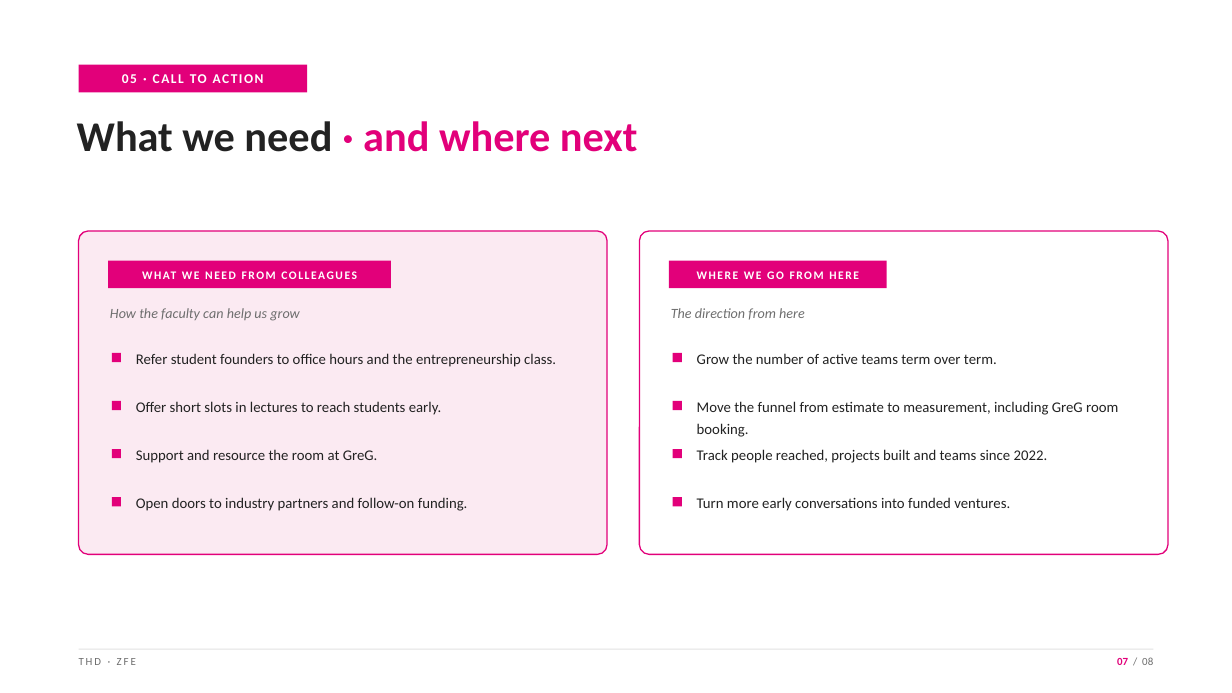
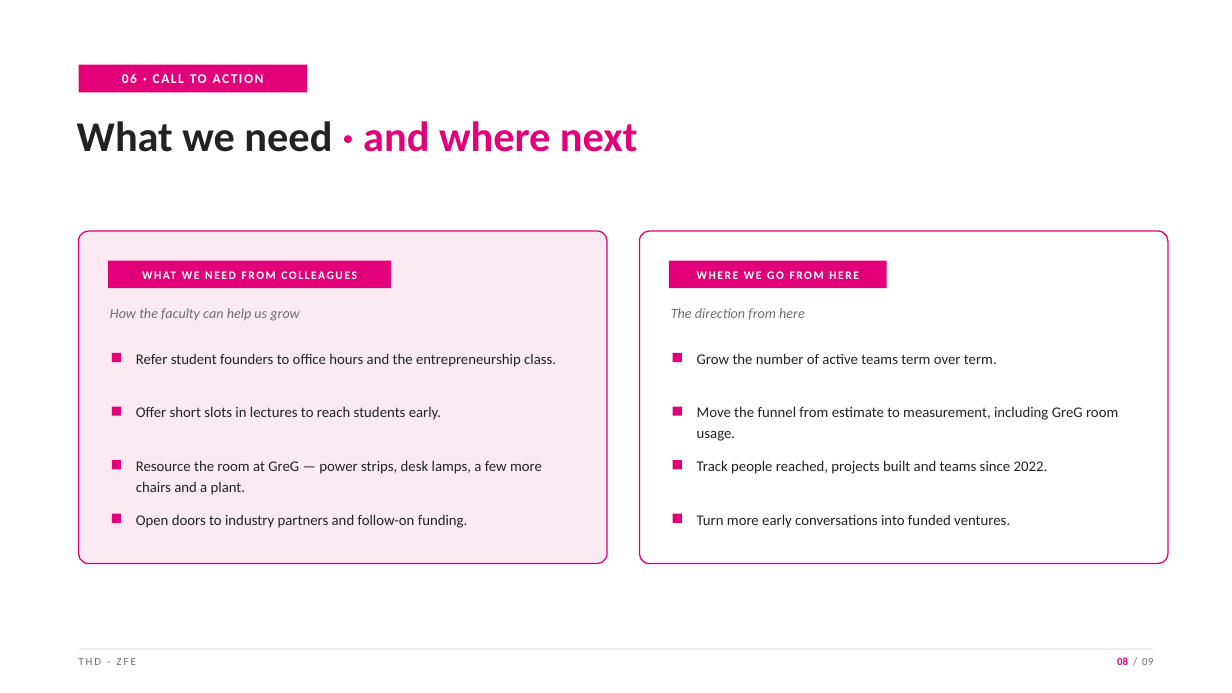
Before and after one commit to MohdAbuRezeq/angrybirds, a slide deck: slide 8 of presentation/ECRI_Faculty_Board_Briefing_ZfE.pptx (slide 7 before the commit). Drawn at 1232x693 pixels with LibreOffice and Linux fonts; fonts in the diff are those of the drawing. Boxes give left, top, right and bottom in pixels: in the first picture for what was removed or moved away, otherwise in the second. Text is boxed around its words. In the diff, an @@ line names an element or a change of style, - is before the commit and + after.

```diff
--- a/presentation/ECRI_Faculty_Board_Briefing_ZfE.pptx
+++ b/presentation/ECRI_Faculty_Board_Briefing_ZfE.pptx
@@ rounded rectangle: place and size @@
-rounded rectangle at (79, 231, 607, 555)
+rounded rectangle at (79, 231, 607, 564)
@@ rounded rectangle: place and size @@
-rounded rectangle at (640, 231, 1168, 555)
+rounded rectangle at (640, 231, 1168, 564)
@@ rectangle: place and size @@
-rectangle at (112, 401, 121, 410)
+rectangle at (112, 407, 121, 416)
@@ rectangle: place and size @@
-rectangle at (673, 401, 682, 410)
+rectangle at (673, 407, 682, 416)
@@ text at (697, 406, 1118, 441): text changed @@
-Move the funnel from estimate to measurement, including GreG room booking.
+Move the funnel from estimate to measurement, including GreG room usage.
@@ rectangle: place and size @@
-rectangle at (112, 449, 121, 458)
+rectangle at (112, 460, 121, 470)
@@ text at (136, 460, 542, 495): text changed @@
-Support and resource the room at GreG.
+Resource the room at GreG — power strips, desk lamps, a few more chairs and a plant.
@@ rectangle: place and size @@
-rectangle at (673, 449, 682, 458)
+rectangle at (673, 460, 682, 470)
@@ text "Track people reached, projects built ...": place and size @@
-text "Track people reached, projects built ..." at (697, 449, 1048, 463)
+text "Track people reached, projects built ..." at (697, 460, 1048, 474)
@@ text "Open doors to industry partners ...": place and size @@
-text "Open doors to industry partners ..." at (136, 497, 468, 511)
+text "Open doors to industry partners ..." at (136, 514, 468, 528)
@@ line spacing 1.2 to 1.18 in 6 elements at (136, 353, 556, 367), (697, 353, 997, 364), (136, 406, 441, 420), (697, 460, 1048, 474), (136, 514, 468, 528), (697, 514, 1010, 528) @@
@@ text "Turn more early conversations into ...": place and size @@
-text "Turn more early conversations into ..." at (697, 497, 1010, 511)
+text "Turn more early conversations into ..." at (697, 514, 1010, 528)
@@ rectangle: place and size @@
-rectangle at (112, 497, 121, 506)
+rectangle at (112, 514, 121, 523)
@@ rectangle: place and size @@
-rectangle at (673, 497, 682, 506)
+rectangle at (673, 514, 682, 523)
@@ text at (1117, 657, 1153, 665): text changed @@
-07 / 08
+08 / 09
```
Also in this commit, not shown: 7 other slides changed, 1 slide added, 1 other file.
